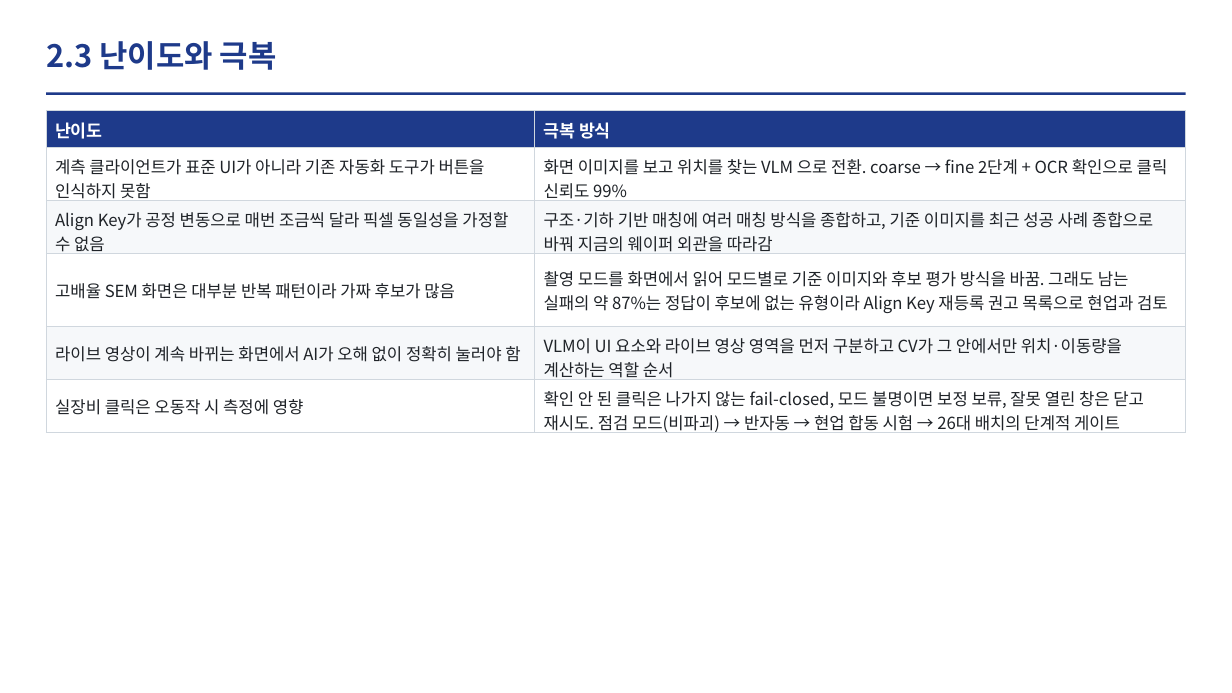
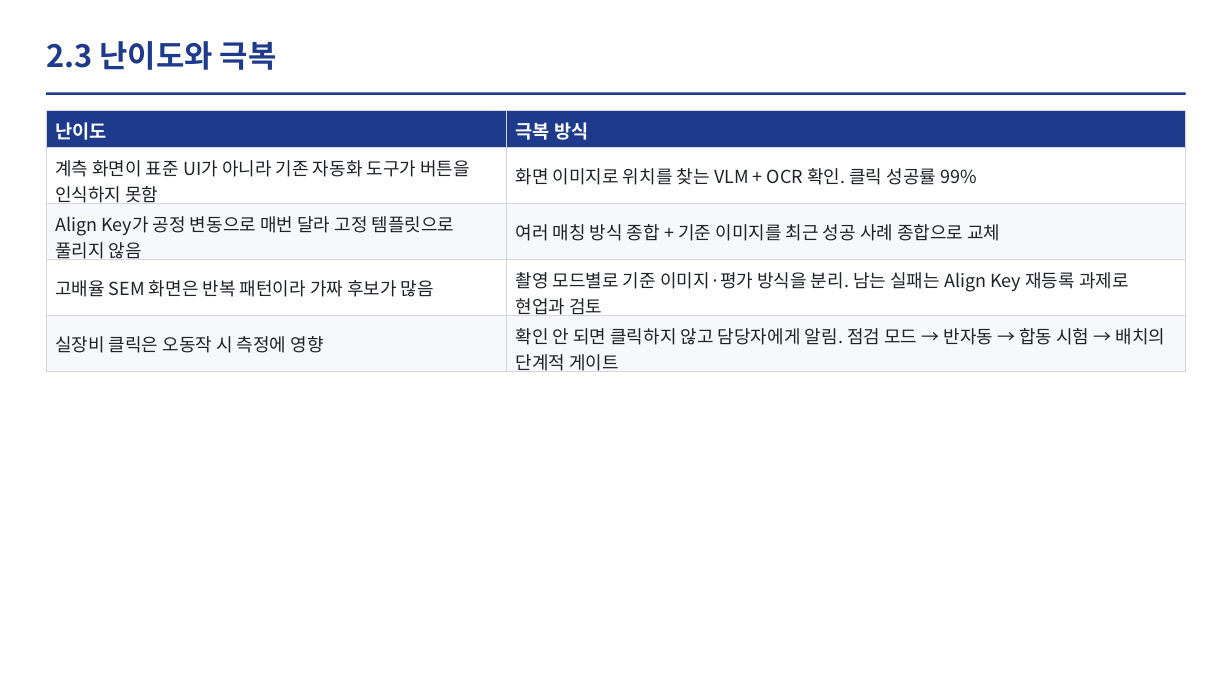
Before and after one commit to DarrenKoi/auto_recipe_creator, a slide deck: slide 5 of docs/project_progress/img/07/07_slides.pptx. Drawn at 1232x693 pixels with LibreOffice and Linux fonts; fonts in the diff are those of the drawing. Boxes give left, top, right and bottom in pixels: in the first picture for what was removed or moved away, otherwise in the second. Text is boxed around its words. In the diff, an @@ line names an element or a change of style, - is before the commit and + after.

```diff
--- a/docs/project_progress/img/07/07_slides.pptx
+++ b/docs/project_progress/img/07/07_slides.pptx
@@ table at [46,111,1186,375] @@
-row 2: 계측 클라이언트가 표준 UI가 아니라 기존 자동화 도구가 버튼을 인식하지 못함 | 화면 이미지를 보고 위치를 찾는 VLM 으로 전환. coarse → fine 2단계 + OCR 확인으로 클릭 신뢰도 99%
-row 3: Align Key가 공정 변동으로 매번 조금씩 달라 픽셀 동일성을 가정할 수 없음 | 구조·기하 기반 매칭에 여러 매칭 방식을 종합하고, 기준 이미지를 최근 성공 사례 종합으로 바꿔 지금의 웨이퍼 외관을 따라감
-row 4: 고배율 SEM 화면은 대부분 반복 패턴이라 가짜 후보가 많음 | 촬영 모드를 화면에서 읽어 모드별로 기준 이미지와 후보 평가 방식을 바꿈. 그래도 남는 실패의 약 87%는 정답이 후보에 없는 유형이라 Align Key 재등록 권고 목록으로 현업과 검토
-row 5: 라이브 영상이 계속 바뀌는 화면에서 AI가 오해 없이 정확히 눌러야 함 | VLM이 UI 요소와 라이브 영상 영역을 먼저 구분하고 CV가 그 안에서만 위치·이동량을 계산하는 역할 순서
-row 6: 실장비 클릭은 오동작 시 측정에 영향 | 확인 안 된 클릭은 나가지 않는 fail-closed, 모드 불명이면 보정 보류, 잘못 열린 창은 닫고 재시도. 점검 모드(비파괴) → 반자동 → 현업 합동 시험 → 26대 배치의 단계적 게이트
+row 2: 계측 화면이 표준 UI가 아니라 기존 자동화 도구가 버튼을 인식하지 못함 | 화면 이미지로 위치를 찾는 VLM + OCR 확인. 클릭 성공률 99%
+row 3: Align Key가 공정 변동으로 매번 달라 고정 템플릿으로 풀리지 않음 | 여러 매칭 방식 종합 + 기준 이미지를 최근 성공 사례 종합으로 교체
+row 4: 고배율 SEM 화면은 반복 패턴이라 가짜 후보가 많음 | 촬영 모드별로 기준 이미지·평가 방식을 분리. 남는 실패는 Align Key 재등록 과제로 현업과 검토
+row 5: 실장비 클릭은 오동작 시 측정에 영향 | 확인 안 되면 클릭하지 않고 담당자에게 알림. 점검 모드 → 반자동 → 합동 시험 → 배치의 단계적 게이트
```
Also in this commit, not shown: 1 slide removed, 2 other files.
